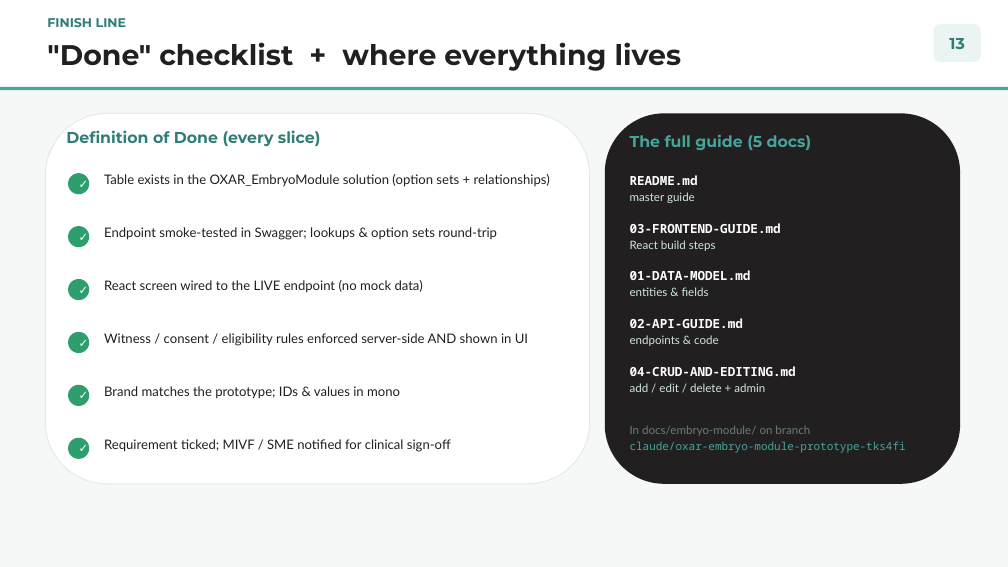
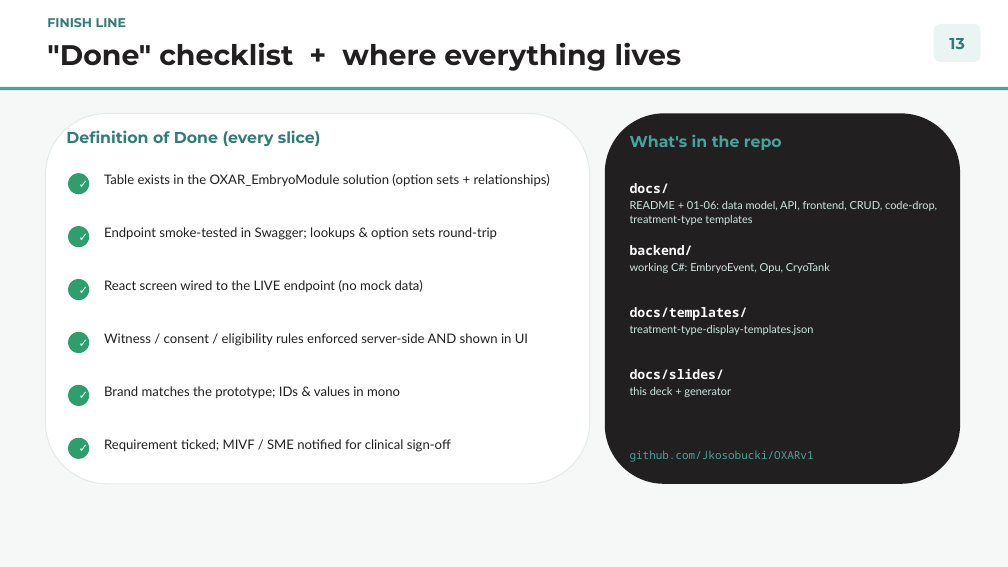
Before and after one commit to Jkosobucki/OXARv1, a slide deck: slide 13 of docs/slides/OXar_Embryo_Module_Idiots_Guide.pptx. Drawn at 1008x567 pixels with LibreOffice and Linux fonts; fonts in the diff are those of the drawing. Boxes give left, top, right and bottom in pixels: in the first picture for what was removed or moved away, otherwise in the second. Text is boxed around its words. In the diff, an @@ line names an element or a change of style, - is before the commit and + after.

```diff
--- a/docs/slides/OXar_Embryo_Module_Idiots_Guide.pptx
+++ b/docs/slides/OXar_Embryo_Module_Idiots_Guide.pptx
@@ text at (630,134,782,150): text changed @@
-The full guide (5 docs)
+What's in the repo
@@ text at (630,183,937,225): text changed; size 11 to 10.5 pt @@
-README.md
-master guide
+docs/
+README + 01-06: data model, API, frontend, CRUD, code-drop, treatment-type templates
@@ text at (630,245,830,273): text changed; size 12 to 10.5 pt; font Noto Sans Mono to Lato; text colour #FFFFFF to #CFE6E2; bold off @@
-03-FRONTEND-GUIDE.md
-React build steps
+backend/
+working C#: EmbryoEvent, Opu, CryoTank
@@ text at (630,307,814,335): text changed; size 12 to 10.5 pt; font Noto Sans Mono to Lato; text colour #FFFFFF to #CFE6E2; bold off @@
-01-DATA-MODEL.md
-entities & fields
+docs/templates/
+treatment-type-display-templates.json
@@ text at (630,369,731,397): text changed; size 12 to 10.5 pt; font Noto Sans Mono to Lato; text colour #FFFFFF to #CFE6E2; bold off @@
-02-API-GUIDE.md
-endpoints & code
+docs/slides/
+this deck + generator
@@ text removed at (630,425,906,453) @@
-In docs/embryo-module/ on branch
-claude/oxar-embryo-module-prototype-tks4fi
@@ text at (630,450,814,462): text changed; size 12 to 10.5 pt; text colour #FFFFFF to #45A59D; bold off @@
-04-CRUD-AND-EDITING.md
-add / edit / delete + admin
+github.com/Jkosobucki/OXARv1
```
Also in this commit, not shown: 10 slides added, 3 other files.
